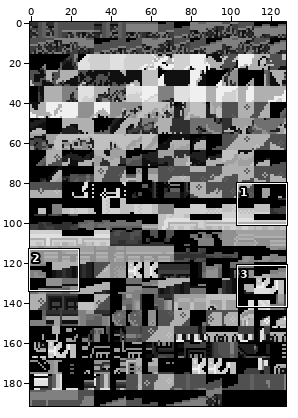
Sprite sheet, stored at data/tilesets/secondary/oreburgh_south/tiles.png. Above: a wide view before the commit, with the close-up outlined.
Close-up. The starting point:
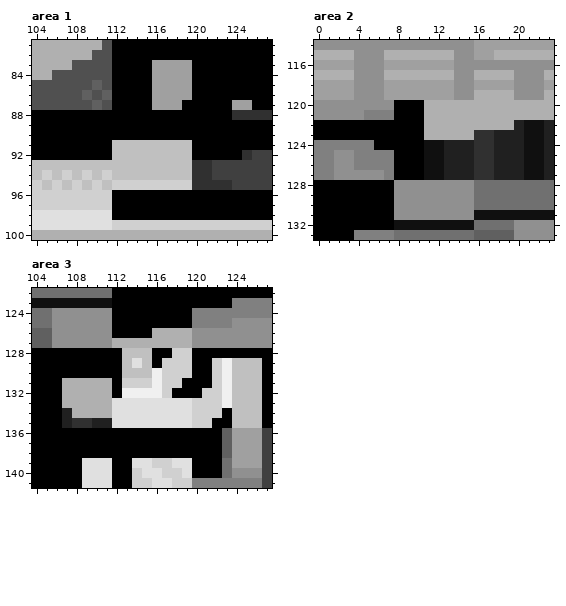
The file is 128x192 pixels. Shown: area 1: x 104..127, y 81..100; area 2: x 0..23, y 114..133; area 3: x 104..127, y 122..141. The commit also changed other parts of the picture, which this record leaves out.
Once edited:
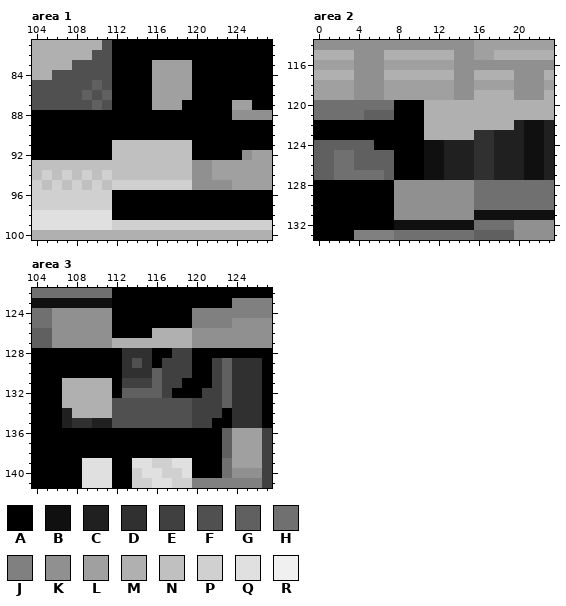
Palette (. is transparent): A #000000  B #101010  C #202020  D #303030  E #404040  F #505050  G #606060  H #707070  J #808080  K #909090  L #a0a0a0  M #b0b0b0  N #c0c0c0  P #d0d0d0  Q #e0e0e0  R #f0f0f0
The exact change:
Changed rows in their new state; - is an unchanged pixel.
Area 1:
first column x 124:
 88 KKKK
first column x 120:
 92 -----KLL
 93 KKLLLLLL
 94 KKLLLLLL
 95 KKKKLLLL
Area 2:
first column x 0:
120 HHHHHHHH
121 HHHHHGGG
124 GGGGGG--
125 GGHHGGGG
126 GGHHGGGG
127 GGHHHHHG
Area 3:
first column x 112:
128 -DDD--EE-------
129 -DFD-EEE--EGDDD
130 -DDDGEEE--EGDDD
131 -EEEGEE---EGDDD
132 -GGGGE---EEGDDD
133 FFFFFFFFEEEGDDD
134 FFFFFFFFEEE-DDD
135 FFFFFFFFEE--DDD
Changed places in both close-ups, as pixel boxes (x1, y1, x2, y2):
changed: (192, 110, 272, 190)
changed: (314, 100, 394, 180)
changed: (112, 348, 262, 428)
